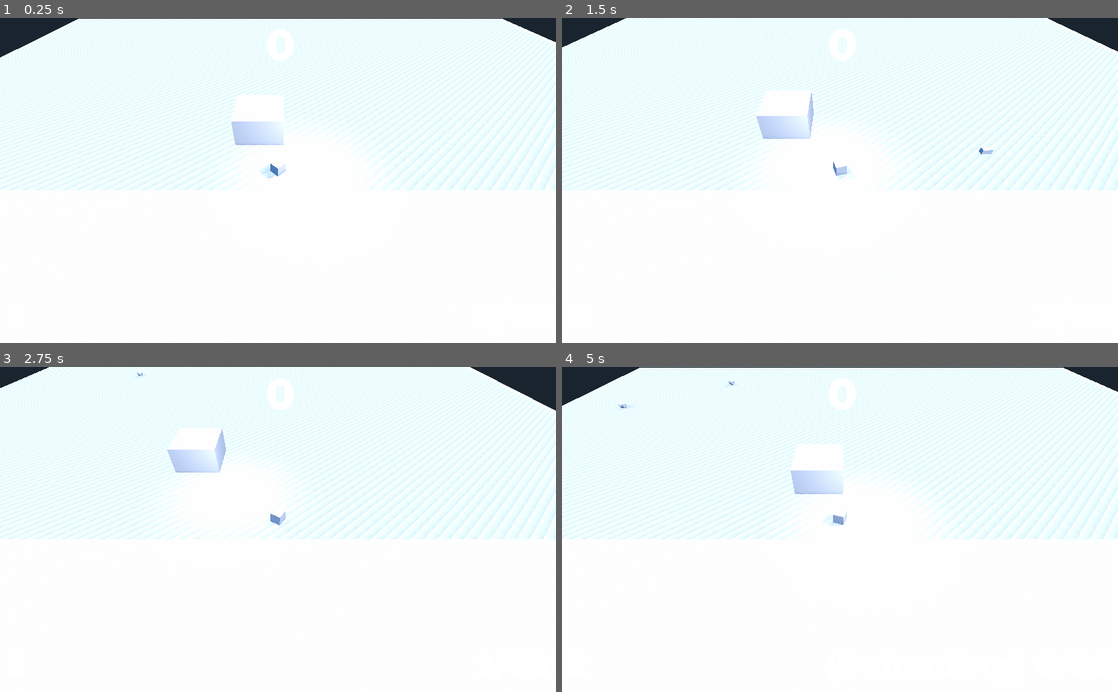
Above: before the commit, frames 1-4 (two rows, left to right).
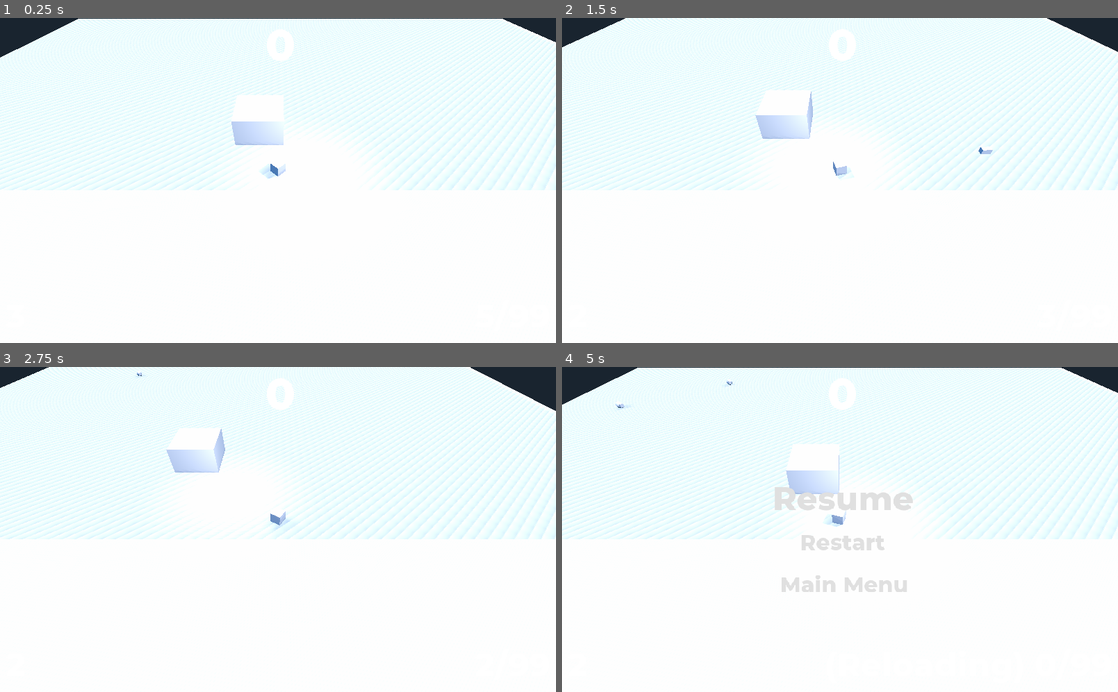
Above: after the commit, the same moments.

Repository: vodpox/ggj2019
Game: Godot game, scene res://Scenes/test.tscn
Two runs of this game, one before a commit and one after it. Both use one fixed random seed, a clock stepped at 60 frames per second and the inputs below.
Inputs (mouse positions are in pixels of both pictures, inside the frame that each line leads up to):
- Up to frame 1 (0.25 s): no input
- Up to frame 2 (1.5 s): tap Enter (ui_accept) at 0.5, 0.77 s; move the mouse to (962, 164) at 0.52 s; hold Right (ui_right) 0.53-1.28 s; move the mouse to (728, 196) at 1.27 s; hold Down (ui_down) from 1.28 s (still down)
- Up to frame 3 (2.75 s): tap Enter (ui_accept) at 1.52 s; move the mouse to (333, 458) at 2.02 s; release Down (ui_down) at 2.03 s; hold Right (ui_right) from 2.03 s (still down)
- Up to frame 4 (5 s): move the mouse to (812, 594) at 2.77 s; release Right (ui_right) at 2.78 s; hold Up (ui_up) 2.78-3.53 s; tap Enter (ui_accept) at 3.02, 3.77, 4.52 s; move the mouse to (1006, 578) at 3.52 s; hold Left (ui_left) from 3.53 s (still down); tap R (reload) at 4.15 s; move the mouse to (673, 480) at 4.27 s; tap Escape at 4.9 s

The runs differ from the first frame. In frame 2, 0.4% of the frame differs, in the area x 0-100%, y 0-53%; in frame 3, 3.4%; in frame 4, 5.2%, in the area x 0-100%, y 0-70%.

Commit message:
add pause and death ui

Diff:
--- /dev/null
+++ b/Scenes/death_gui.gd
@@ -0,0 +1,8 @@
+extends Control
+
+func _ready():
+	pass
+
+func open():
+	self.show()
+	pass
--- a/Scenes/player.gd
+++ b/Scenes/player.gd
@@ -1,5 +1,6 @@
 extends KinematicBody
 
+const gravity = 5;
 var walk_speed = 10
 var magazine_size = 5
 var magazine = magazine_size
@@ -54,10 +55,13 @@
 		if (Input.is_action_pressed("ui_right")):
 			dir += Vector3(1, 0, 0)
 
+
 	dir = dir.normalized() * delta * walk_speed
 
 	move_and_collide(dir)
 
+	dir -= Vector3(0, gravity, 0)
+	move_and_slide(dir)
 
 	# looking
 
--- /dev/null
+++ b/Scenes/test.gd
@@ -0,0 +1,24 @@
+extends Spatial
+
+func _ready():
+	pass
+
+func _process(delta):
+	if Input.is_key_pressed(KEY_ESCAPE) && !get_tree().is_paused():
+		get_tree().paused = true
+		$pause_gui.show()
+	pass
+
+func _on_resume_pressed(screen):
+	get_tree().paused = false
+	$pause_gui.hide()
+	pass
+
+func _on_restart_pressed(screen):
+	get_tree().change_scene("res://Scenes/test.tscn")
+	pass
+
+func _on_main_menu_pressed(screen):
+	get_tree().reload_current_scene()
+	#get_tree().change_scene("res://TitleScreen/TitleScreen.tscn")
+	pass
--- a/Scenes/test.tscn
+++ b/Scenes/test.tscn
@@ -1,10 +1,13 @@
-[gd_scene load_steps=8 format=2]
-
-[ext_resource path="res://Scenes/Camera.gd" type="Script" id=1]
-[ext_resource path="res://Scenes/player.tscn" type="PackedScene" id=2]
-[ext_resource path="res://Scenes/home.tscn" type="PackedScene" id=3]
-[ext_resource path="res://Scenes/Spawner.tscn" type="PackedScene" id=4]
-[ext_resource path="res://Scenes/GUI.tscn" type="PackedScene" id=5]
+[gd_scene load_steps=14 format=2]
+
+[ext_resource path="res://Scenes/test.gd" type="Script" id=1]
+[ext_resource path="res://Scenes/Camera.gd" type="Script" id=2]
+[ext_resource path="res://Scenes/player.tscn" type="PackedScene" id=3]
+[ext_resource path="res://Scenes/home.tscn" type="PackedScene" id=4]
+[ext_resource path="res://Scenes/Spawner.tscn" type="PackedScene" id=5]
+[ext_resource path="res://Scenes/GUI.tscn" type="PackedScene" id=6]
+[ext_resource path="res://TitleScreen/fonts/Montserrat-ExtraBold.ttf" type="DynamicFontData" id=7]
+[ext_resource path="res://Scenes/death_gui.gd" type="Script" id=8]
 
 [sub_resource type="BoxShape" id=1]
 
@@ -18,7 +21,33 @@
 subdivide_height = 0
 subdivide_depth = 0
 
-[node name="Spatial" type="Spatial"]
+[sub_resource type="DynamicFont" id=3]
+
+size = 60
+use_mipmaps = false
+use_filter = false
+font_data = ExtResource( 7 )
+_sections_unfolded = [ "Font", "Settings" ]
+
+[sub_resource type="DynamicFont" id=4]
+
+size = 40
+use_mipmaps = false
+use_filter = false
+font_data = ExtResource( 7 )
+_sections_unfolded = [ "Font", "Settings" ]
+
+[sub_resource type="DynamicFont" id=5]
+
+size = 40
+use_mipmaps = false
+use_filter = false
+font_data = ExtResource( 7 )
+_sections_unfolded = [ "Font", "Settings" ]
+
+[node name="map" type="Spatial" index="0"]
+
+script = ExtResource( 1 )
 
 [node name="Camera" type="Camera" parent="." index="0"]
 
@@ -60,13 +89,14 @@
 omni_shadow_detail = 1
 _sections_unfolded = [ "Omni", "Shadow" ]
 
-[node name="Player" parent="." index="2" instance=ExtResource( 2 )]
+[node name="Player" parent="." index="2" instance=ExtResource( 3 )]
 
 transform = Transform( 1, 0, 0, 0, 1, 0, 0, 0, 1, -5.87754, 0, 0 )
 _sections_unfolded = [ "Collision", "Transform" ]
 
 [node name="StaticBody" type="StaticBody" parent="." index="3"]
 
+editor/display_folded = true
 transform = Transform( 100, 0, 0, 0, 1, 0, 0, 0, 100, 0, -2, 0 )
 input_ray_pickable = true
 input_capture_on_drag = false
@@ -170,4 +200,186 @@
 
 transform = Transform( 1, 0, 0, 0, 1, 0, 0, 0, 1, 76.6096, 15.3625, -58.6638 )
 
-[node name="gui" parent="." index="7" instance=ExtResource( 5 )]
+[node name="gui" parent="." index="7" instance=ExtResource( 6 )]
+
+margin_right = 1026.0
+margin_bottom = 597.0
+
+[node name="pause_gui" type="Control" parent="." index="8"]
+
+pause_mode = 2
+editor/display_folded = true
+visible = false
+anchor_left = 0.0
+anchor_top = 0.0
+anchor_right = 0.0
+anchor_bottom = 0.0
+margin_right = 1026.0
+margin_bottom = 601.0
+rect_pivot_offset = Vector2( 0, 0 )
+rect_clip_content = false
+mouse_filter = 0
+mouse_default_cursor_shape = 0
+size_flags_horizontal = 1
+size_flags_vertical = 1
+_sections_unfolded = [ "Pause", "Visibility" ]
+
+[node name="resume" type="Button" parent="pause_gui" index="0"]
+
+anchor_left = 0.0
+anchor_top = 0.0
+anchor_right = 0.0
+anchor_bottom = 0.0
+margin_left = 281.0
+margin_top = 169.0
+margin_right = 755.0
+margin_bottom = 317.0
+rect_pivot_offset = Vector2( 0, 0 )
+rect_clip_content = false
+mouse_filter = 0
+mouse_default_cursor_shape = 0
+size_flags_horizontal = 1
+size_flags_vertical = 1
+custom_fonts/font = SubResource( 3 )
+toggle_mode = false
+enabled_focus_mode = 0
+shortcut = null
+group = null
+text = "Resume"
+flat = true
+align = 1
+_sections_unfolded = [ "custom_fonts" ]
+
+[node name="restart" type="Button" parent="pause_gui" index="1"]
+
+anchor_left = 0.0
+anchor_top = 0.0
+anchor_right = 0.0
+anchor_bottom = 0.0
+margin_left = 432.0
+margin_top = 296.0
+margin_right = 601.0
+margin_bottom = 352.0
+rect_pivot_offset = Vector2( 0, 0 )
+rect_clip_content = false
+mouse_filter = 0
+mouse_default_cursor_shape = 0
+size_flags_horizontal = 1
+size_flags_vertical = 1
+custom_fonts/font = SubResource( 4 )
+toggle_mode = false
+enabled_focus_mode = 0
+shortcut = null
+group = null
+text = "Restart"
+flat = true
+align = 1
+_sections_unfolded = [ "custom_fonts" ]
+
+[node name="main_menu" type="Button" parent="pause_gui" index="2"]
+
+anchor_left = 0.0
+anchor_top = 0.0
+anchor_right = 0.0
+anchor_bottom = 0.0
+margin_left = 367.0
+margin_top = 339.0
+margin_right = 674.0
+margin_bottom = 465.0
+rect_pivot_offset = Vector2( 0, 0 )
+rect_clip_content = false
+mouse_filter = 0
+mouse_default_cursor_shape = 0
+size_flags_horizontal = 1
+size_flags_vertical = 1
+custom_fonts/font = SubResource( 5 )
+toggle_mode = false
+enabled_focus_mode = 0
+shortcut = null
+group = null
+text = "Main Menu"
+flat = true
+align = 1
+_sections_unfolded = [ "custom_fonts" ]
+
+[node name="death_gui" type="Control" parent="." index="9"]
+
+pause_mode = 2
+editor/display_folded = true
+visible = false
+anchor_left = 0.0
+anchor_top = 0.0
+anchor_right = 0.0
+anchor_bottom = 0.0
+margin_right = 1026.0
+margin_bottom = 597.0
+rect_pivot_offset = Vector2( 0, 0 )
+rect_clip_content = false
+mouse_filter = 0
+mouse_default_cursor_shape = 0
+size_flags_horizontal = 1
+size_flags_vertical = 1
+script = ExtResource( 8 )
+_sections_unfolded = [ "Pause" ]
+
+[node name="restart" type="Button" parent="death_gui" index="0"]
+
+anchor_left = 0.0
+anchor_top = 0.0
+anchor_right = 0.0
+anchor_bottom = 0.0
+margin_left = 432.0
+margin_top = 296.0
+margin_right = 601.0
+margin_bottom = 352.0
+rect_pivot_offset = Vector2( 0, 0 )
+rect_clip_content = false
+mouse_filter = 0
+mouse_default_cursor_shape = 0
+size_flags_horizontal = 1
+size_flags_vertical = 1
+custom_fonts/font = SubResource( 4 )
+toggle_mode = false
+enabled_focus_mode = 0
+shortcut = null
+group = null
+text = "Restart"
+flat = true
+align = 1
+_sections_unfolded = [ "custom_fonts" ]
+
+[node name="main_menu" type="Button" parent="death_gui" index="1"]
+
+anchor_left = 0.0
+anchor_top = 0.0
+anchor_right = 0.0
+anchor_bottom = 0.0
+margin_left = 367.0
+margin_top = 339.0
+margin_right = 674.0
+margin_bottom = 465.0
+rect_pivot_offset = Vector2( 0, 0 )
+rect_clip_content = false
+mouse_filter = 0
+mouse_default_cursor_shape = 0
+size_flags_horizontal = 1
+size_flags_vertical = 1
+custom_fonts/font = SubResource( 5 )
+toggle_mode = false
+enabled_focus_mode = 0
+shortcut = null
+group = null
+text = "Main Menu"
+flat = true
+align = 1
+_sections_unfolded = [ "custom_fonts" ]
+
+[connection signal="pressed" from="pause_gui/resume" to="." method="_on_resume_pressed" binds= [ false ]]
+
+[connection signal="pressed" from="pause_gui/restart" to="." method="_on_restart_pressed" binds= [ false ]]
+
+[connection signal="pressed" from="pause_gui/main_menu" to="." method="_on_main_menu_pressed" binds= [ false ]]
+
+[connection signal="pressed" from="death_gui/restart" to="." method="_on_restart_pressed" binds= [ false ]]
+
+[connection signal="pressed" from="death_gui/main_menu" to="." method="_on_main_menu_pressed" binds= [ false ]]
--- /dev/null
+++ b/Screens/pause_gui.tscn
@@ -0,0 +1,123 @@
+[gd_scene load_steps=5 format=2]
+
+[ext_resource path="res://TitleScreen/fonts/Montserrat-ExtraBold.ttf" type="DynamicFontData" id=1]
+
+[sub_resource type="DynamicFont" id=3]
+
+size = 60
+use_mipmaps = false
+use_filter = false
+font_data = ExtResource( 1 )
+_sections_unfolded = [ "Font", "Settings" ]
+
+[sub_resource type="DynamicFont" id=4]
+
+size = 40
+use_mipmaps = false
+use_filter = false
+font_data = ExtResource( 1 )
+_sections_unfolded = [ "Font", "Settings" ]
+
+[sub_resource type="DynamicFont" id=5]
+
+size = 40
+use_mipmaps = false
+use_filter = false
+font_data = ExtResource( 1 )
+_sections_unfolded = [ "Font", "Settings" ]
+
+[node name="pause_gui" type="Control"]
+
+pause_mode = 2
+visible = false
+anchor_left = 0.0
+anchor_top = 0.0
+anchor_right = 0.0
+anchor_bottom = 0.0
+margin_right = 1026.0
+margin_bottom = 601.0
+rect_pivot_offset = Vector2( 0, 0 )
+rect_clip_content = false
+mouse_filter = 0
+mouse_default_cursor_shape = 0
+size_flags_horizontal = 1
+size_flags_vertical = 1
+_sections_unfolded = [ "Pause", "Visibility" ]
+
+[node name="resume" type="Button" parent="." index="0"]
+
+anchor_left = 0.0
+anchor_top = 0.0
+anchor_right = 0.0
+anchor_bottom = 0.0
+margin_left = 281.0
+margin_top = 169.0
+margin_right = 755.0
+margin_bottom = 317.0
+rect_pivot_offset = Vector2( 0, 0 )
+rect_clip_content = false
+mouse_filter = 0
+mouse_default_cursor_shape = 0
+size_flags_horizontal = 1
+size_flags_vertical = 1
+custom_fonts/font = SubResource( 3 )
+toggle_mode = false
+enabled_focus_mode = 0
+shortcut = null
+group = null
+text = "Resume"
+flat = true
+align = 1
+_sections_unfolded = [ "custom_fonts" ]
+
+[node name="restart" type="Button" parent="." index="1"]
+
+anchor_left = 0.0
+anchor_top = 0.0
+anchor_right = 0.0
+anchor_bottom = 0.0
+margin_left = 432.0
+margin_top = 296.0
+margin_right = 601.0
+margin_bottom = 352.0
+rect_pivot_offset = Vector2( 0, 0 )
+rect_clip_content = false
+mouse_filter = 0
+mouse_default_cursor_shape = 0
+size_flags_horizontal = 1
+size_flags_vertical = 1
+custom_fonts/font = SubResource( 4 )
+toggle_mode = false
+enabled_focus_mode = 0
+shortcut = null
+group = null
+text = "Restart"
+flat = true
+align = 1
+_sections_unfolded = [ "custom_fonts" ]
+
+[node name="main_menu" type="Button" parent="." index="2"]
+
+anchor_left = 0.0
+anchor_top = 0.0
+anchor_right = 0.0
+anchor_bottom = 0.0
+margin_left = 367.0
+margin_top = 339.0
+margin_right = 674.0
+margin_bottom = 465.0
+rect_pivot_offset = Vector2( 0, 0 )
+rect_clip_content = false
+mouse_filter = 0
+mouse_default_cursor_shape = 0
+size_flags_horizontal = 1
+size_flags_vertical = 1
+custom_fonts/font = SubResource( 5 )
+toggle_mode = false
+enabled_focus_mode = 0
+shortcut = null
+group = null
+text = "Main Menu"
+flat = true
+align = 1
+_sections_unfolded = [ "custom_fonts" ]
--- a/TitleScreen/TitleScreen.gd
+++ b/TitleScreen/TitleScreen.gd
@@ -3,12 +3,10 @@
 func _ready():
 	pass
 
-
 func _on_StartGame_pressed(screen):
 	get_tree().change_scene("res://Scenes/test.tscn")
 	pass
 
-
 func _on_Exit_pressed(screen):
 	get_tree().quit()
 	pass
--- a/TitleScreen/TitleScreen.tscn
+++ b/TitleScreen/TitleScreen.tscn
@@ -34,7 +34,7 @@
 font_data = ExtResource( 2 )
 _sections_unfolded = [ "Font", "Settings" ]
 
-[node name="TitleScreen" type="Control" index="0"]
+[node name="TitleScreen" type="Control"]
 
 material = SubResource( 1 )
 anchor_left = 0.0
@@ -60,8 +60,8 @@
 anchor_right = 0.0
 anchor_bottom = 0.0
 margin_top = 3.0
-margin_right = 1280.0
-margin_bottom = 723.0
+margin_right = 1025.0
+margin_bottom = 602.0
 rect_pivot_offset = Vector2( 15.0306, 19.5519 )
 rect_clip_content = false
 mouse_filter = 0
@@ -72,15 +72,14 @@
 
 [node name="Menu" type="VBoxContainer" parent="." index="1"]
 
-editor/display_folded = true
 anchor_left = 0.0
 anchor_top = 0.0
 anchor_right = 1.0
 anchor_bottom = 0.0
-margin_left = 83.0
-margin_top = 83.0
-margin_right = -77.0
-margin_bottom = 643.0
+margin_left = 3.0
+margin_top = 30.0
+margin_right = -252.0
+margin_bottom = 605.0
 rect_pivot_offset = Vector2( 0, 0 )
 rect_clip_content = false
 mouse_filter = 1
@@ -97,7 +96,7 @@
 anchor_top = 0.0
 anchor_right = 0.0
 anchor_bottom = 0.0
-margin_right = 1120.0
+margin_right = 1025.0
 margin_bottom = 104.0
 rect_pivot_offset = Vector2( 0, 0 )
 rect_clip_content = false
@@ -125,7 +124,7 @@
 anchor_right = 0.0
 anchor_bottom = 0.0
 margin_top = 224.0
-margin_right = 1120.0
+margin_right = 1025.0
 margin_bottom = 395.0
 rect_pivot_offset = Vector2( 0, 0 )
 rect_clip_content = false
@@ -143,8 +142,8 @@
 anchor_top = 0.0
 anchor_right = 0.0
 anchor_bottom = 0.0
-margin_left = 362.0
-margin_right = 757.0
+margin_left = 315.0
+margin_right = 710.0
 margin_bottom = 171.0
 grow_horizontal = 0
 grow_vertical = 0
Not shown: 3 places in Scenes/test.tscn that only renumber resources
